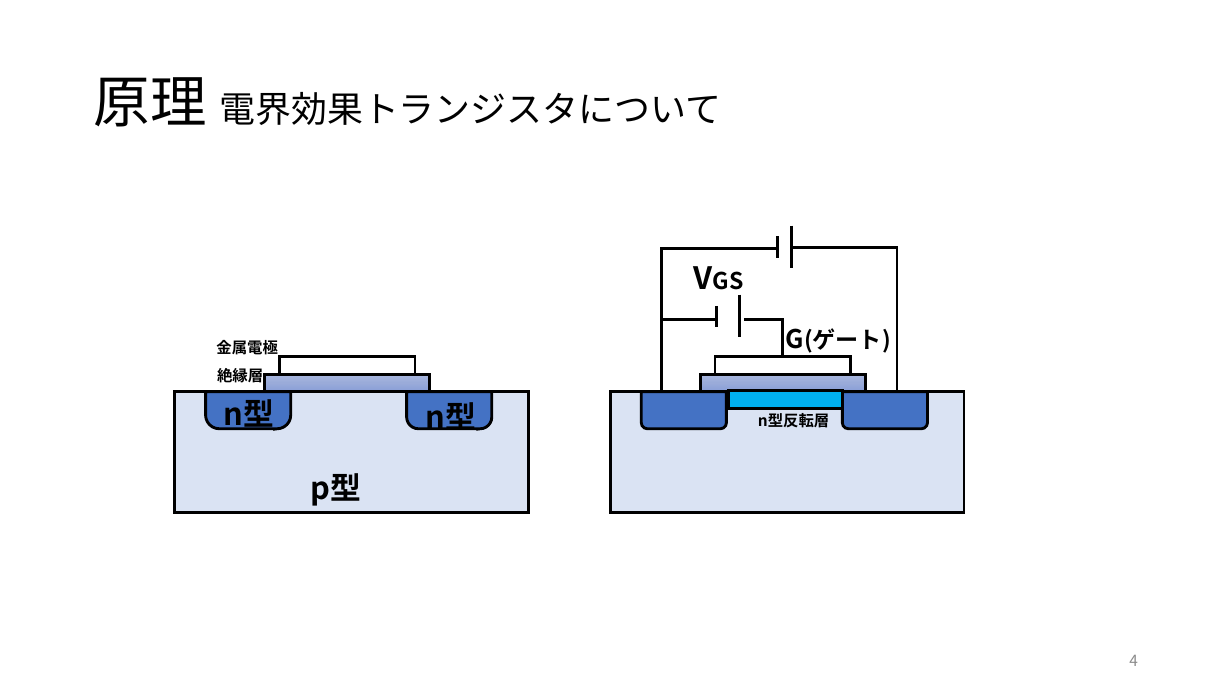
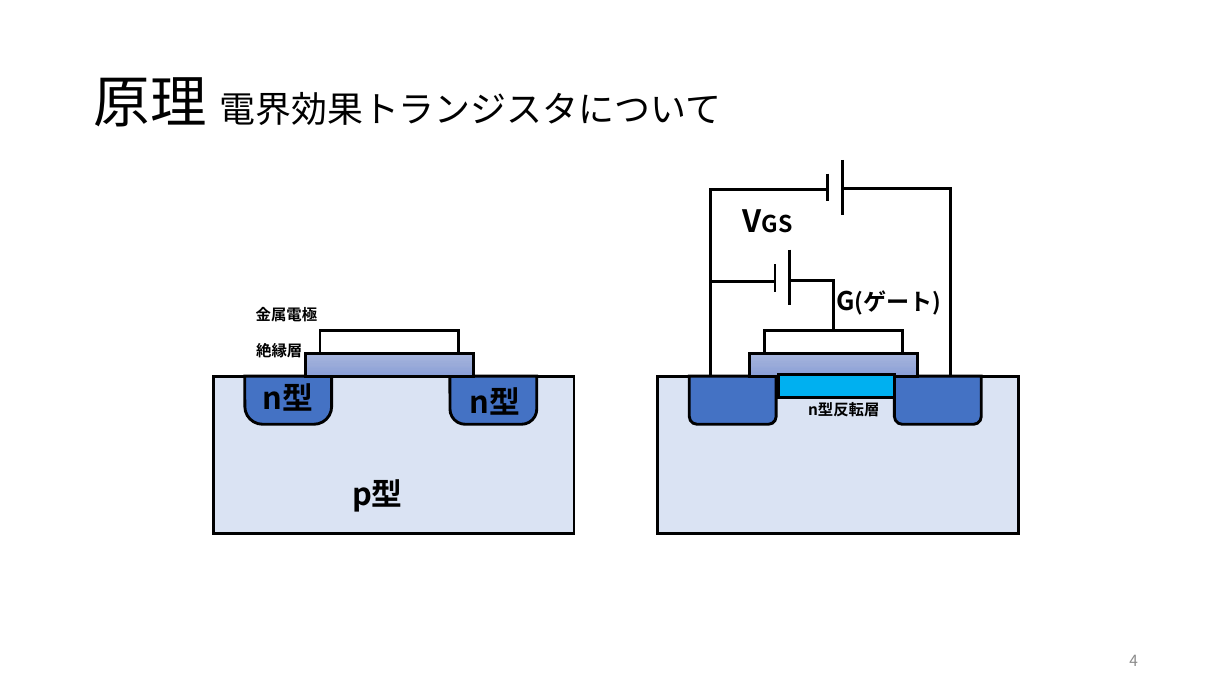
Before and after one commit to yoidea/design_project, a slide deck: slide 4 of design_project1.pptx. Drawn at 1232x693 pixels with LibreOffice and Linux fonts; fonts in the diff are those of the drawing. Boxes give left, top, right and bottom in pixels: in the first picture for what was removed or moved away, otherwise in the second. Text is boxed around its words. In the diff, an @@ line names an element or a change of style, - is before the commit and + after.

```diff
--- a/design_project1.pptx
+++ b/design_project1.pptx
@@ line moved from (777, 237) - (777, 258) to (828, 174) - (828, 201) @@
@@ line moved from (792, 226) - (792, 268) to (843, 160) - (843, 215) @@
@@ elbow line moved from (662, 392) - (777, 247) to (711, 376) - (828, 188) @@
@@ text "VGS" rewrapped from (685,254,830,300) to (734,197,883,258) @@
@@ elbow line moved from (792, 247) - (897, 392) to (843, 188) - (950, 376) @@
@@ line moved from (716, 306) - (716, 327) to (775, 264) - (775, 292) @@
@@ line moved from (739, 295) - (739, 337) to (789, 250) - (789, 305) @@
@@ line moved from (662, 319) - (715, 319) to (711, 282) - (775, 282) @@
@@ elbow line moved from (744, 319) - (783, 357) to (790, 282) - (834, 331) @@
@@ text "G(ゲート)": place and size @@
-text "G(ゲート)" at (786,328,891,353)
+text "G(ゲート)" at (836,290,942,315)
@@ text "金属電極": place and size @@
-text "金属電極" at (216,338,278,358)
+text "金属電極" at (256,304,318,324)
@@ text "絶縁層": place and size @@
-text "絶縁層" at (217,365,263,385)
+text "絶縁層" at (256,340,302,360)
@@ rectangle: place and size @@
-rectangle at (265,374,430,392)
+rectangle at (305,353,473,376)
@@ rectangle: place and size @@
-rectangle at (279,357,415,374)
+rectangle at (320,331,458,354)
@@ rectangle: place and size @@
-rectangle at (701,374,865,392)
+rectangle at (750,353,918,376)
@@ rectangle: place and size @@
-rectangle at (715,357,851,374)
+rectangle at (764,331,903,354)
@@ rectangle: place and size @@
-rectangle at (175,392,529,513)
+rectangle at (213,376,574,533)
@@ round same rect: place and size @@
-round same rect at (205,392,290,429)
+round same rect at (245,376,332,424)
@@ text "n型" rewrapped from (223,399,274,434) to (263,383,314,411) @@
@@ round same rect: place and size @@
-round same rect at (407,392,492,429)
+round same rect at (450,376,537,424)
@@ text "n型" rewrapped from (426,402,477,437) to (469,387,520,415) @@
@@ rectangle: place and size @@
-rectangle at (611,392,965,513)
+rectangle at (658,376,1019,533)
@@ round same rect: place and size @@
-round same rect at (641,392,726,429)
+round same rect at (689,376,776,424)
@@ rectangle: place and size @@
-rectangle at (728,391,842,409)
+rectangle at (778,375,895,398)
@@ round same rect: place and size @@
-round same rect at (843,392,928,429)
+round same rect at (895,376,982,424)
@@ text "n型反転層": place and size @@
-text "n型反転層" at (758,413,829,428)
+text "n型反転層" at (808,402,879,417)
@@ text "p型": place and size @@
-text "p型" at (311,473,362,506)
+text "p型" at (352,479,403,512)
```
Also in this commit, not shown: 2 other slides changed.
